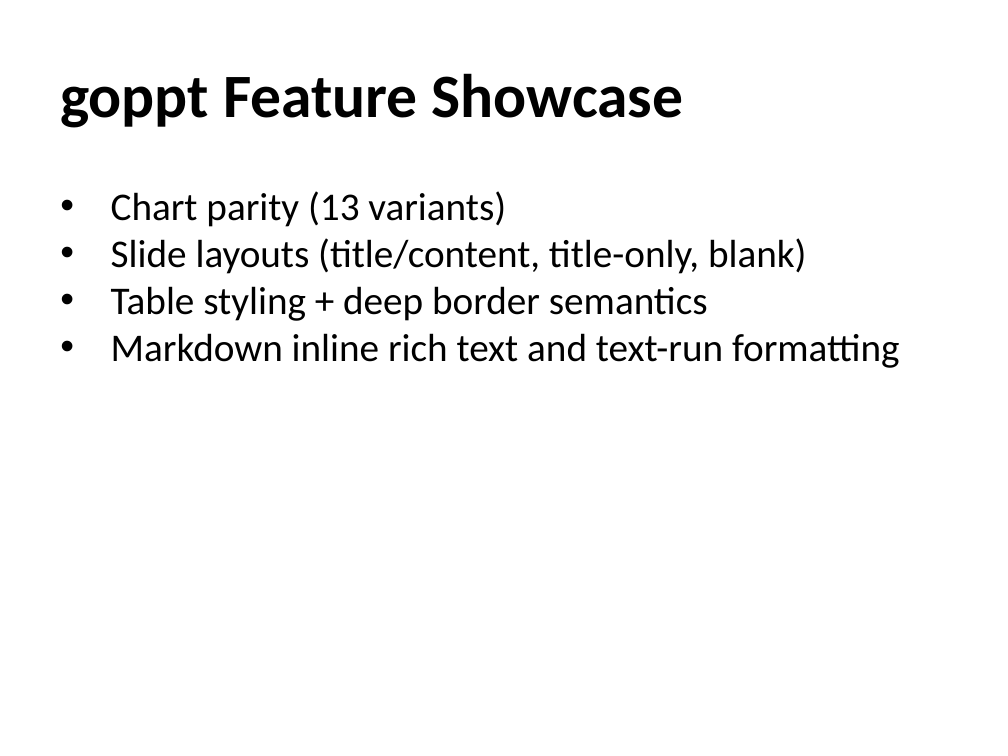
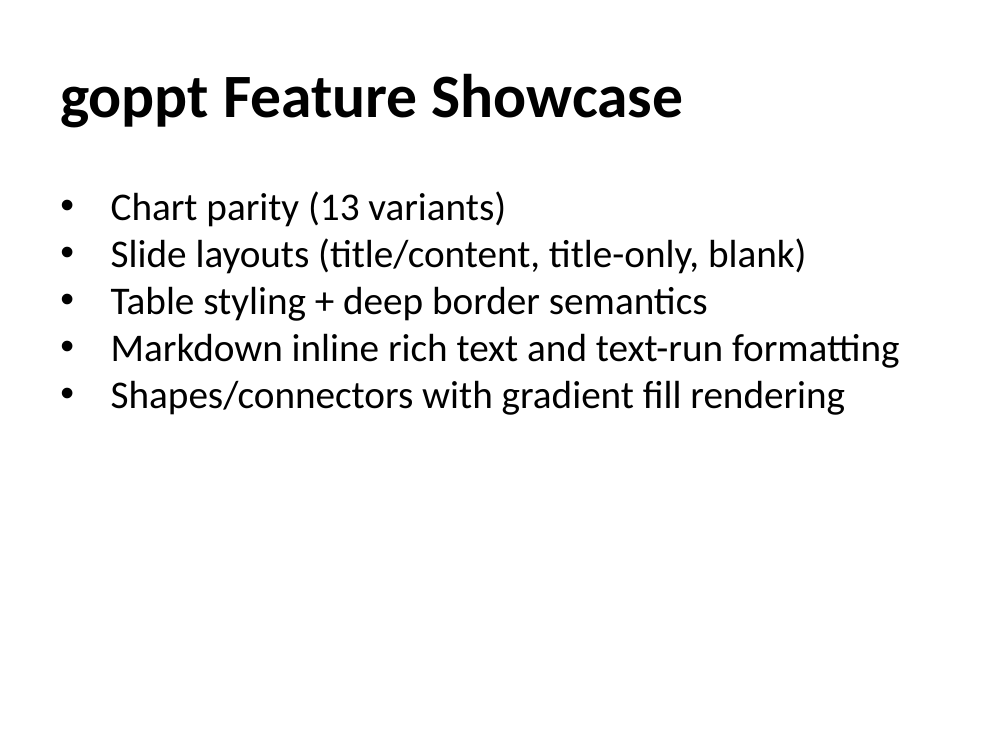
Before and after one commit to djinn-soul/gopptx, a slide deck: slide 1 of smoke_samples/goppt_feature_showcase.pptx. Drawn at 1008x756 pixels with LibreOffice and Linux fonts; fonts in the diff are those of the drawing. Boxes give left, top, right and bottom in pixels: in the first picture for what was removed or moved away, otherwise in the second. Text is boxed around its words. In the diff, an @@ line names an element or a change of style, - is before the commit and + after.

Commit message:
feat: Implement shape gradient fill functionality and validation
- Added gradient fill model/API in `pkg/pptx`: `ShapeGradientFill` and `ShapeGradientStop`.
- Supported gradient types: `linear`, `radial`, `rectangular`, `path`.
- Introduced fluent API methods: `WithGradientFill(...)` and `WithLinearAngle(...)`.
- Implemented strict validation for shape gradients in `pkg/pptx/slide_drawings_validation.go`, ensuring at least two strictly-increasing stops and valid color/transparency values.
- Enhanced XML rendering in `internal/pptxxml` to emit gradient fill elements.
- Added integration tests for gradient fills in `pkg/pptx/shape_gradient_test.go`.
- Implemented automatic text color contrast selection based on shape fill in `pkg/pptx/shape_text_contrast_test.go`.
- Introduced connector auto-site functionality in `pkg/pptx`, allowing for automatic site selection based on shape positions.
- Updated showcase presentation to demonstrate new gradient fill and connector features.

```diff
--- a/smoke_samples/goppt_feature_showcase.pptx
+++ b/smoke_samples/goppt_feature_showcase.pptx
@@ text at [111, 380, 845, 415]: paragraph added @@
+• Shapes/connectors with gradient fill rendering
```
Also in this commit, not shown: 1 other slide changed, 1 slide added, 17 other files.
